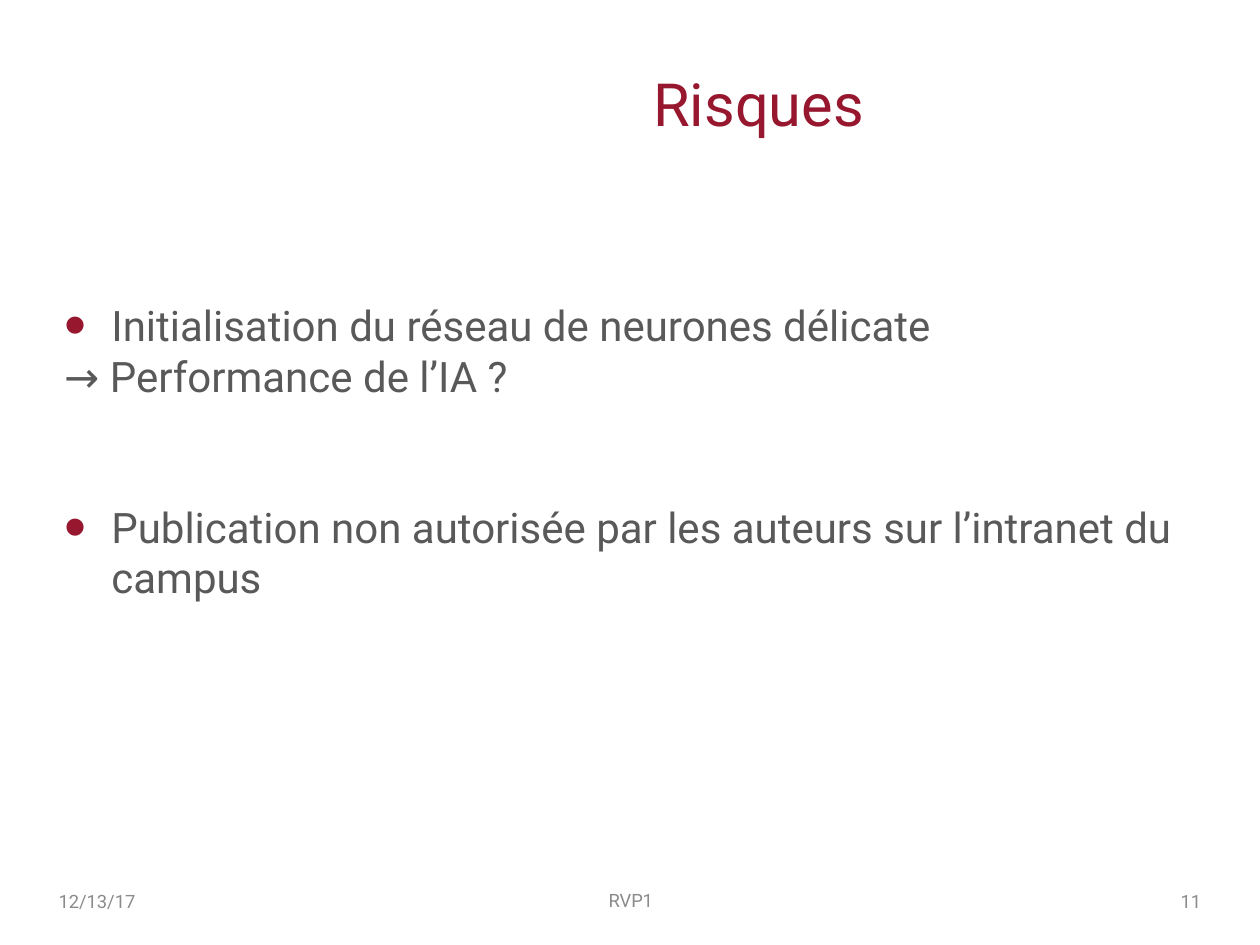
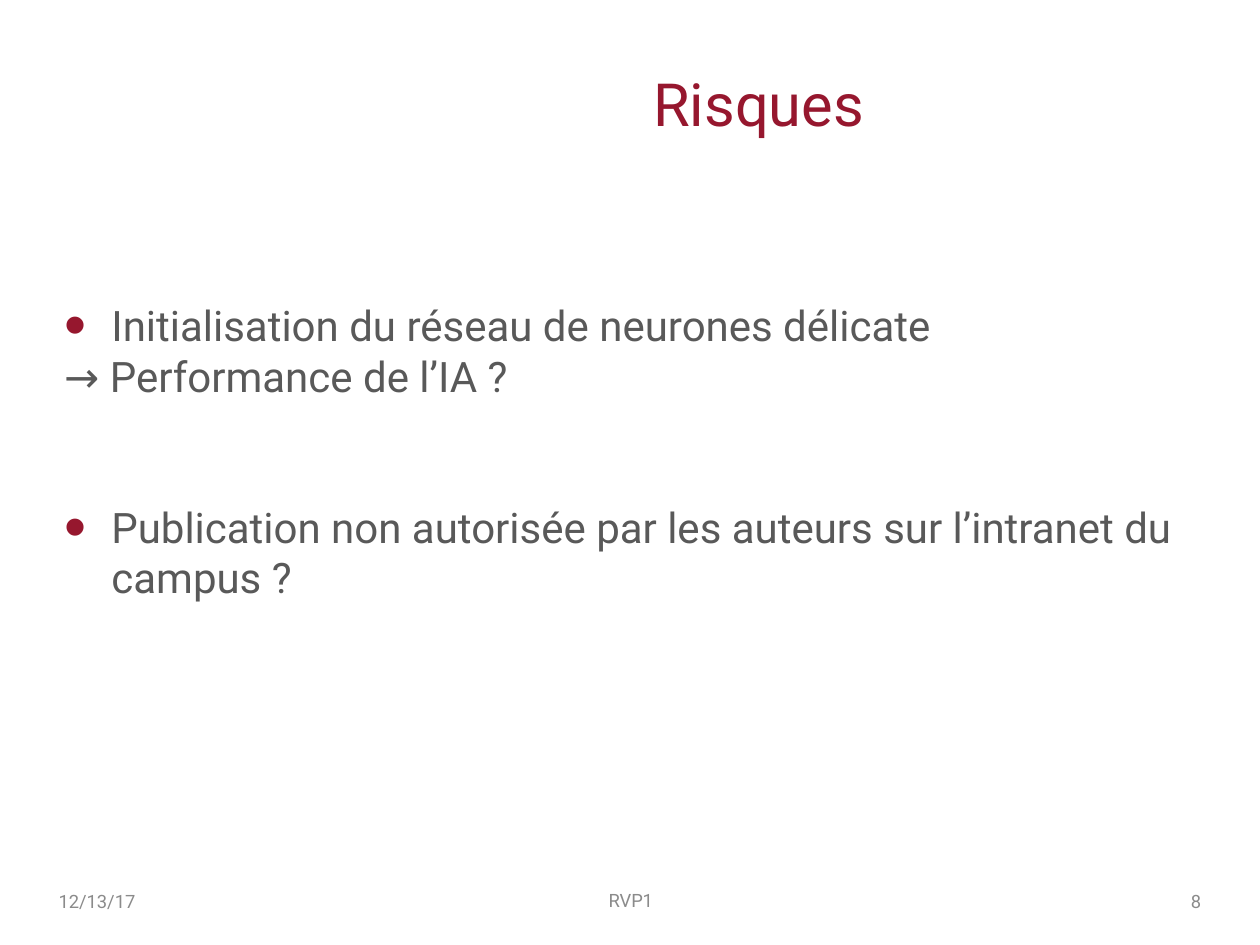
Before and after one commit to PingouinsECL/documents, a slide deck: slide 8 of RVP1.pptx (slide 11 before the commit). Drawn at 1260x945 pixels with LibreOffice and Linux fonts; fonts in the diff are those of the drawing; background and template pictures are left out. Boxes give left, top, right and bottom in pixels: in the first picture for what was removed or moved away, otherwise in the second. Text is boxed around its words. In the diff, an @@ line names an element or a change of style, - is before the commit and + after.

```diff
--- a/RVP1.pptx
+++ b/RVP1.pptx
@@ text at (111,511,1171,602): text changed @@
-• Publication non autorisée par les auteurs sur l’intranet du campus
+• Publication non autorisée par les auteurs sur l’intranet du campus ?
@@ page number at (1191,895,1201,908): text changed @@
-11
+8
```
Also in this commit, not shown: 2 other slides changed.
